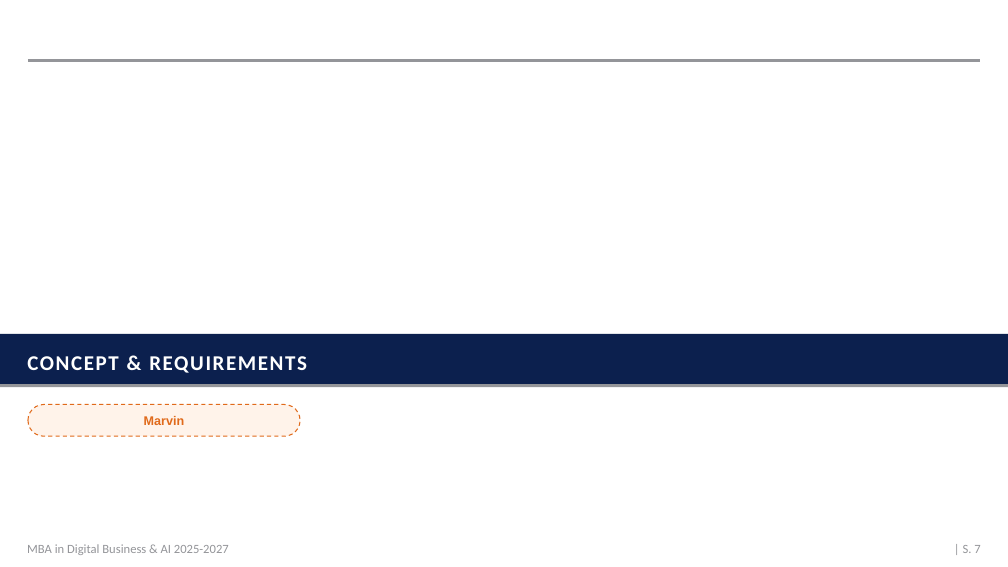
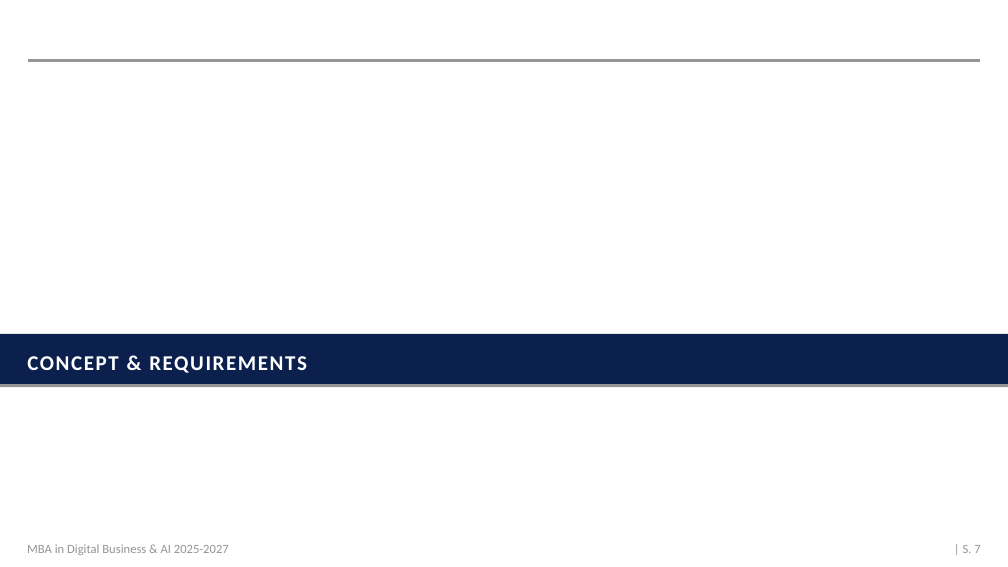
Before and after one commit to mrh421/Applied_AI_DAIY, a slide deck: slide 7 of presentation/DAIY_presentation_v6.pptx. Drawn at 1008x567 pixels with LibreOffice and Linux fonts; fonts in the diff are those of the drawing; background and template pictures are left out. Boxes give left, top, right and bottom in pixels: in the first picture for what was removed or moved away, otherwise in the second. Text is boxed around its words. In the diff, an @@ line names an element or a change of style, - is before the commit and + after.

```diff
--- a/presentation/DAIY_presentation_v6.pptx
+++ b/presentation/DAIY_presentation_v6.pptx
@@ rounded rectangle removed at [28, 405, 300, 436] @@
@@ text removed at [144, 416, 184, 425] @@
-Marvin
```
Also in this commit, not shown: 8 other slides changed, 1 other file.
